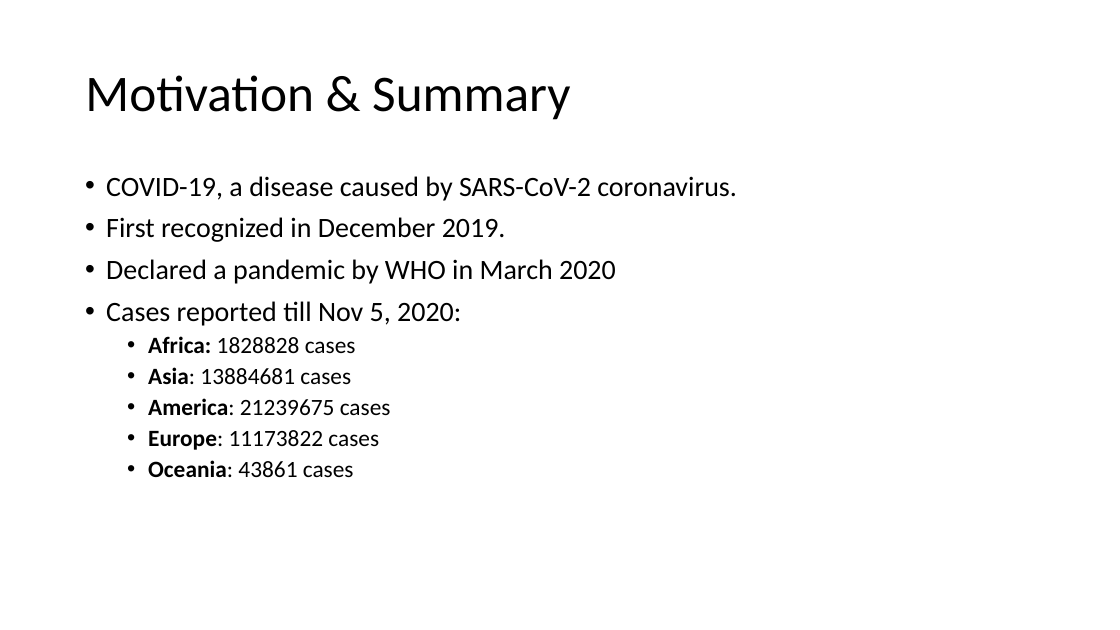
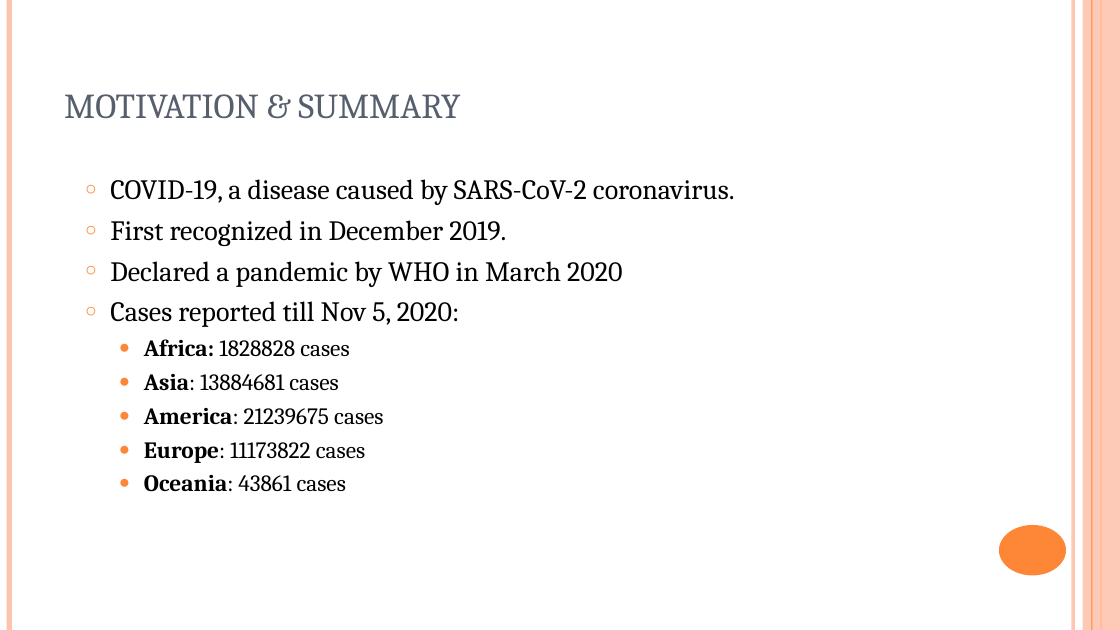
Before and after one commit to BunmiOlakanmi/Project, a slide deck: slide 2 of COVID-19 - analysis.ppt. Drawn at 1120x630 pixels with LibreOffice and Linux fonts; fonts in the diff are those of the drawing. Boxes give left, top, right and bottom in pixels: in the first picture for what was removed or moved away, otherwise in the second. Text is boxed around its words. In the diff, an @@ line names an element or a change of style, - is before the commit and + after.

```diff
--- a/COVID-19 - analysis.ppt
+++ b/COVID-19 - analysis.ppt
@@ line added from (9, 0) to (9, 630), #FEC3AE 4.51 pt @@
@@ title "MOTIVATION & SUMMARY" at (64,94,460,118): vertical alignment middle to bottom @@
@@ line added from (1073, 0) to (1073, 630), #FEC3AE 3 pt @@
@@ rectangle added at (1082,0,1119,630), fill #FEC3AE at 87% opacity @@
@@ line added from (1091, 0) to (1091, 630), #FE8637 0.74 pt @@
@@ line added from (1101, 0) to (1101, 630), #FE8637 1.5 pt @@
@@ title at (64,94,460,118): text changed; size 44 to 30 pt; font Calibri to Cambria; text colour #000000 to #575F6D @@
-Motivation & Summary
+MOTIVATION & SUMMARY
@@ text "COVID-19, a disease caused by ..." at (110,179,735,492): font Calibri to Cambria; bullet • to ○; line spacing 0.9 to 1; less space between paragraphs; bullet colour #000000 to #FE8637; bullet • to ● @@
@@ ellipse added at (998,525,1065,575), fill #FE8637 @@
```
Also in this commit, not shown: 8 other slides changed, 4 slides added, 2 slides removed.
